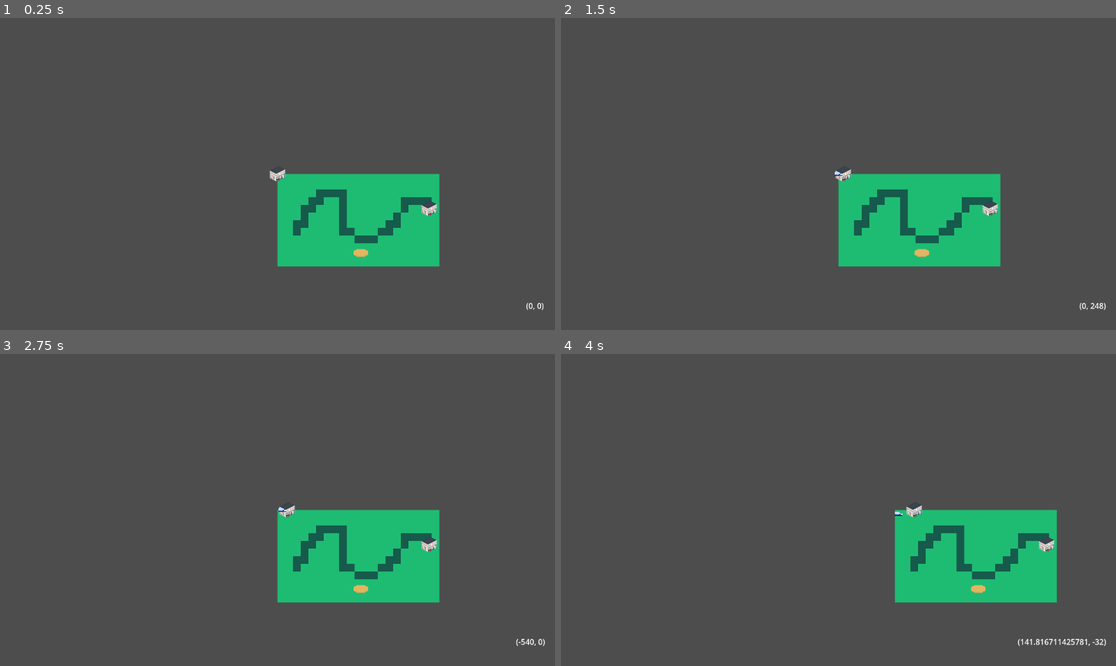
Above: before the commit, frames 1-4 (two rows, left to right).
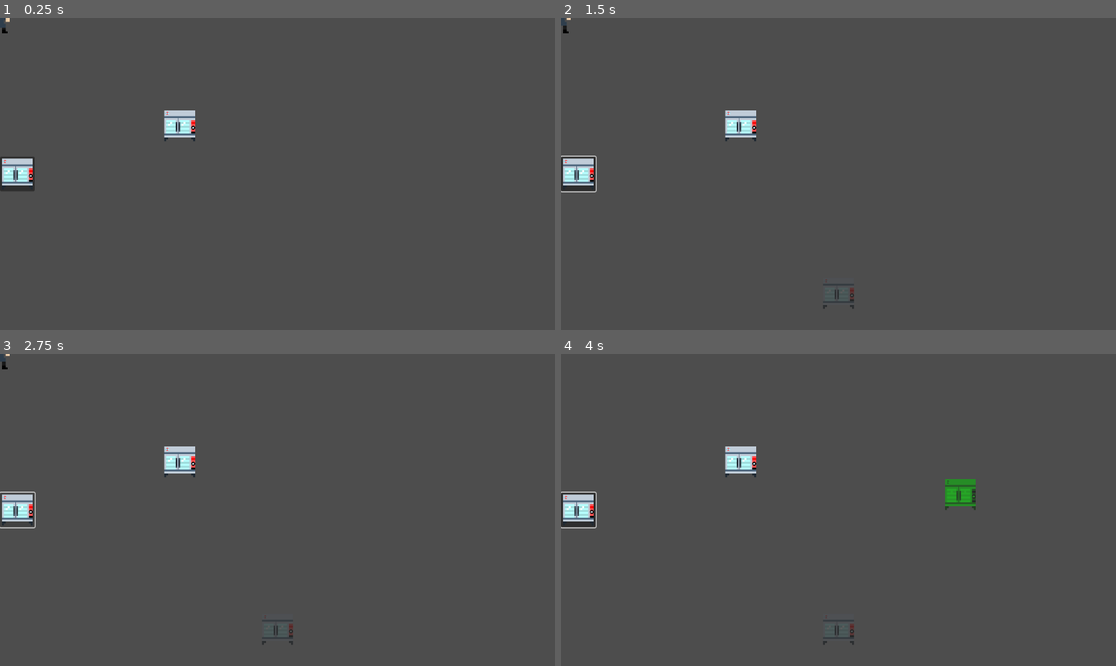
Above: after the commit, the same moments.

Repository: JustinDodemaide/Roads
Game: Godot game, scene res://World/World.tscn
Two runs of this game, one before a commit and one after it. Both use one fixed random seed, a clock stepped at 60 frames per second and the inputs below.
Inputs (mouse positions are in pixels of both pictures, inside the frame that each line leads up to):
- Up to frame 1 (0.25 s): no input
- Up to frame 2 (1.5 s): click (577, 174) at 0.52 s; click (838, 292) at 1.25 s, where only the run before the commit has a clickable "Launch Convoy"
- Up to frame 3 (2.75 s): click (16, 510) at 2.02 s
- Up to frame 4 (4 s): click (577, 510) at 2.77 s; move the mouse to (960, 494) at 3.52 s; hold A (A) from 3.53 s (still down); tap D (D) at 3.8 s

The runs differ from the first frame. In frame 1, 10% of the frame differs, in the area x 0-98%, y 0-94%; in frame 2, 10%; in frame 3, 9.9%; in frame 4, 11%, in the area x 0-99%, y 29-94%.

Commit message:
Levels, level objects

Diff:
--- /dev/null
+++ b/Blueprint.gd
@@ -0,0 +1,23 @@
+extends LevelObject
+
+var object_scene:PackedScene
+var object_name:String
+
+func init(level_object:PackedScene) -> void:
+	object_scene = level_object
+	var temp = level_object.instantiate()
+	object_name = temp._name()
+	$Outline.sprite_frames = temp.get_node("AnimatedSprite2D").sprite_frames
+	temp.queue_free()
+
+func _name() -> String:
+	return "Blueprint: " + object_name
+
+func icon() -> Texture2D:
+	return load("res://World/WorldObjects/Options/outline_dashboard_black_24dp.png")
+
+func is_interaction_valid(interactor) -> bool:
+	return false
+
+func interact(interactor) -> void:
+	pass
--- a/Global.gd
+++ b/Global.gd
@@ -1,4 +1,5 @@
 extends Node
 
 var world
+var level
 const WORLD_UPDATE_TIME:float = 1.0
--- /dev/null
+++ b/Level/Level.gd
@@ -0,0 +1,52 @@
+extends Node
+
+var state_machine
+
+var world_object:WorldObject
+# Interactables
+# NPCs
+# Placing objects
+# Placing tiles
+# Refactor for multiplayer
+
+func enter(_msg:Dictionary = {})->void:
+	world_object = _msg["WorldObject"]
+	if world_object.level_id == 0:
+		world_object.generate_level()
+	Global.level = self
+	load_level(world_object.level_id)
+
+func exit()->void:
+	pass
+
+func load_level(id:int) -> void:
+	pass
+
+func _process(_delta):
+	$Cursor.position = Global.world.tilemap.get_global_mouse_position()
+
+func _input(event):
+	if event.is_action_pressed("LeftClick"):
+		if $PlayerCharacter.position.distance_to($Cursor.position) > 250:
+			return
+		for i in $Cursor.get_overlapping_areas():
+			var parent = i.get_parent()
+			if parent is LevelObject:
+				if parent.is_interaction_valid($PlayerCharacter):
+					parent.interact($PlayerCharacter)
+					break
+	if event.is_action_pressed("M"):
+		state_machine.transition_to("res://WorldMap/WorldMap.tscn")
+	if event.is_action_pressed("1"):
+		test()
+
+func test():
+	var v:Array[Vehicle]
+	world_object.launch_convoy(world_object.vehicles,Global.world.world_objects.back())
+
+func new_producer(producer:Producer):
+	pass
+
+func _on_button_pressed():
+	var placer = load("res://World/WorldObjects/BlueprintPlacer.tscn").instantiate()
+	placer.init(load("res://Level/LevelObjects/LO_Test/LO_Test.tscn"))
--- /dev/null
+++ b/Level/Level.tscn
@@ -0,0 +1,50 @@
+[gd_scene load_steps=7 format=3 uid="uid://bq2g7oxrc26m"]
+
+[ext_resource type="Script" path="res://Level/Level.gd" id="1_wni3i"]
+[ext_resource type="Texture2D" uid="uid://blhiy0e4cpggk" path="res://Level/test/oven1.png" id="2_mnh7u"]
+[ext_resource type="PackedScene" uid="uid://dyqdy73hvxk7t" path="res://Level/PlayerCharacter/PlayerCharacter.tscn" id="2_rj1kf"]
+[ext_resource type="PackedScene" uid="uid://dig0gdmpvw7n6" path="res://Level/LevelObjects/LO_Test/LO_Test.tscn" id="4_qrf8s"]
+
+[sub_resource type="RectangleShape2D" id="RectangleShape2D_o7rk8"]
+
+[sub_resource type="RectangleShape2D" id="RectangleShape2D_217au"]
+size = Vector2(357, 20)
+
+[node name="Level" type="Node"]
+script = ExtResource("1_wni3i")
+
+[node name="TileMap" type="TileMap" parent="."]
+format = 2
+
+[node name="UI" type="CanvasLayer" parent="."]
+
+[node name="VBoxContainer" type="VBoxContainer" parent="UI"]
+anchors_preset = 4
+anchor_top = 0.5
+anchor_bottom = 0.5
+offset_top = -36.0
+offset_right = 72.0
+offset_bottom = 36.0
+grow_vertical = 2
+
+[node name="Button" type="Button" parent="UI/VBoxContainer"]
+layout_mode = 2
+icon = ExtResource("2_mnh7u")
+
+[node name="Cursor" type="Area2D" parent="."]
+
+[node name="CollisionShape2D" type="CollisionShape2D" parent="Cursor"]
+shape = SubResource("RectangleShape2D_o7rk8")
+
+[node name="PlayerCharacter" parent="." instance=ExtResource("2_rj1kf")]
+
+[node name="Area2D" type="Area2D" parent="."]
+
+[node name="CollisionShape2D" type="CollisionShape2D" parent="Area2D"]
+position = Vector2(506, 311)
+shape = SubResource("RectangleShape2D_217au")
+
+[node name="LO_Test" parent="." instance=ExtResource("4_qrf8s")]
+position = Vector2(373, 224)
+
+[connection signal="pressed" from="UI/VBoxContainer/Button" to="." method="_on_button_pressed"]
--- /dev/null
+++ b/Level/LevelObjects/LO_Test/LO_Test.gd
@@ -0,0 +1,15 @@
+extends LevelObject
+
+func name() -> String:
+	return "Test"
+
+func icon() -> Texture2D:
+	return load("res://World/WorldObjects/Options/outline_dashboard_black_24dp.png")
+
+func is_interaction_valid(interactor) -> bool:
+	return true
+
+func interact(interactor) -> void:
+	var world_object = Global.level.world_object
+	var v:Array[Vehicle]
+	world_object.launch_convoy(world_object.vehicles,Global.world.world_objects.back())
--- /dev/null
+++ b/Level/LevelObjects/LO_Test/LO_Test.tscn
@@ -0,0 +1,38 @@
+[gd_scene load_steps=6 format=3 uid="uid://dig0gdmpvw7n6"]
+
+[ext_resource type="Script" path="res://Level/LevelObjects/LO_Test/LO_Test.gd" id="1_6m2fi"]
+[ext_resource type="Texture2D" uid="uid://blhiy0e4cpggk" path="res://Level/test/oven1.png" id="2_xaem1"]
+
+[sub_resource type="SpriteFrames" id="SpriteFrames_xtwcq"]
+animations = [{
+"frames": [{
+"duration": 1.0,
+"texture": ExtResource("2_xaem1")
+}],
+"loop": true,
+"name": &"default",
+"speed": 5.0
+}]
+
+[sub_resource type="RectangleShape2D" id="RectangleShape2D_noj8k"]
+size = Vector2(64, 64)
+
+[sub_resource type="RectangleShape2D" id="RectangleShape2D_qun2y"]
+size = Vector2(64, 16)
+
+[node name="LO_Test" type="Node2D"]
+script = ExtResource("1_6m2fi")
+
+[node name="AnimatedSprite2D" type="AnimatedSprite2D" parent="."]
+sprite_frames = SubResource("SpriteFrames_xtwcq")
+
+[node name="Area2D" type="Area2D" parent="."]
+
+[node name="CollisionShape2D" type="CollisionShape2D" parent="Area2D"]
+shape = SubResource("RectangleShape2D_noj8k")
+
+[node name="StaticBody2D" type="StaticBody2D" parent="."]
+
+[node name="CollisionShape2D" type="CollisionShape2D" parent="StaticBody2D"]
+position = Vector2(0, 24)
+shape = SubResource("RectangleShape2D_qun2y")
--- /dev/null
+++ b/Level/LevelObjects/LevelObject.gd
@@ -0,0 +1,14 @@
+extends Node
+class_name LevelObject
+
+func _name() -> String:
+	return "Level Object"
+
+func icon() -> Texture2D:
+	return load("res://World/WorldObjects/Options/outline_dashboard_black_24dp.png")
+
+func is_interaction_valid(interactor) -> bool:
+	return false
+
+func interact(interactor) -> void:
+	pass
--- /dev/null
+++ b/Level/PlayerCharacter/PlayerCharacter.gd
@@ -0,0 +1,30 @@
+extends CharacterBody2D
+class_name PlayerCharacter
+
+@export var speed:int = 325
+
+func get_input():
+	velocity = Vector2()
+	if Input.is_action_pressed('D'):
+		$AnimatedSprite2D.flip_h = false
+		velocity.x += 1
+	if Input.is_action_pressed('A'):
+		$AnimatedSprite2D.flip_h = true
+		velocity.x -= 1
+	if Input.is_action_pressed('S'):
+		velocity.y += 1
+	if Input.is_action_pressed('W'):
+		velocity.y -= 1
+	velocity = velocity.normalized() * speed
+
+func _physics_process(_delta):
+	get_input()
+	if velocity == Vector2.ZERO:
+		#$AnimatedSprite2D.play("idle")
+		pass
+	else:
+		move_and_slide()
+		#$AnimatedSprite2D.play("move")
+
+func _input(event):
+	pass
--- /dev/null
+++ b/Level/PlayerCharacter/PlayerCharacter.tscn
@@ -0,0 +1,146 @@
+[gd_scene load_steps=22 format=3 uid="uid://dyqdy73hvxk7t"]
+
+[ext_resource type="Script" path="res://Level/PlayerCharacter/PlayerCharacter.gd" id="1_apmpf"]
+[ext_resource type="Texture2D" uid="uid://ie1yecsi2xke" path="res://Level/PlayerCharacter/player_idle.png" id="2_tigqr"]
+[ext_resource type="Texture2D" uid="uid://bkkf8qwleuaby" path="res://Level/PlayerCharacter/player_run.png" id="3_lhbwu"]
+
+[sub_resource type="AtlasTexture" id="AtlasTexture_jj7af"]
+atlas = ExtResource("2_tigqr")
+region = Rect2(0, 0, 64, 64)
+
+[sub_resource type="AtlasTexture" id="AtlasTexture_kooc0"]
+atlas = ExtResource("2_tigqr")
+region = Rect2(64, 0, 64, 64)
+
+[sub_resource type="AtlasTexture" id="AtlasTexture_menum"]
+atlas = ExtResource("2_tigqr")
+region = Rect2(128, 0, 64, 64)
+
+[sub_resource type="AtlasTexture" id="AtlasTexture_bephy"]
+atlas = ExtResource("2_tigqr")
+region = Rect2(192, 0, 64, 64)
+
+[sub_resource type="AtlasTexture" id="AtlasTexture_741li"]
+atlas = ExtResource("2_tigqr")
+region = Rect2(256, 0, 64, 64)
+
+[sub_resource type="AtlasTexture" id="AtlasTexture_ubnrn"]
+atlas = ExtResource("2_tigqr")
+region = Rect2(320, 0, 64, 64)
+
+[sub_resource type="AtlasTexture" id="AtlasTexture_yhwyc"]
+atlas = ExtResource("2_tigqr")
+region = Rect2(384, 0, 64, 64)
+
+[sub_resource type="AtlasTexture" id="AtlasTexture_fqnhh"]
+atlas = ExtResource("3_lhbwu")
+region = Rect2(0, 0, 64, 64)
+
+[sub_resource type="AtlasTexture" id="AtlasTexture_mimfx"]
+atlas = ExtResource("3_lhbwu")
+region = Rect2(64, 0, 64, 64)
+
+[sub_resource type="AtlasTexture" id="AtlasTexture_a4gi3"]
+atlas = ExtResource("3_lhbwu")
+region = Rect2(128, 0, 64, 64)
+
+[sub_resource type="AtlasTexture" id="AtlasTexture_cj7df"]
+atlas = ExtResource("3_lhbwu")
+region = Rect2(192, 0, 64, 64)
+
+[sub_resource type="AtlasTexture" id="AtlasTexture_di0rj"]
+atlas = ExtResource("3_lhbwu")
+region = Rect2(256, 0, 64, 64)
+
+[sub_resource type="AtlasTexture" id="AtlasTexture_kgm5i"]
+atlas = ExtResource("3_lhbwu")
+region = Rect2(320, 0, 64, 64)
+
+[sub_resource type="AtlasTexture" id="AtlasTexture_4jv1s"]
+atlas = ExtResource("3_lhbwu")
+region = Rect2(384, 0, 64, 64)
+
+[sub_resource type="AtlasTexture" id="AtlasTexture_na8pp"]
+atlas = ExtResource("3_lhbwu")
+region = Rect2(448, 0, 64, 64)
+
+[sub_resource type="AtlasTexture" id="AtlasTexture_qxuls"]
+atlas = ExtResource("3_lhbwu")
+region = Rect2(512, 0, 64, 64)
+
+[sub_resource type="AtlasTexture" id="AtlasTexture_ybx70"]
+atlas = ExtResource("3_lhbwu")
+region = Rect2(576, 0, 64, 64)
+
+[sub_resource type="SpriteFrames" id="SpriteFrames_why5h"]
+animations = [{
+"frames": [{
+"duration": 1.0,
+"texture": SubResource("AtlasTexture_jj7af")
+}, {
+"duration": 1.0,
+"texture": SubResource("AtlasTexture_kooc0")
+}, {
+"duration": 1.0,
+"texture": SubResource("AtlasTexture_menum")
+}, {
+"duration": 1.0,
+"texture": SubResource("AtlasTexture_bephy")
+}, {
+"duration": 1.0,
+"texture": SubResource("AtlasTexture_741li")
+}, {
+"duration": 1.0,
+"texture": SubResource("AtlasTexture_ubnrn")
+}, {
+"duration": 1.0,
+"texture": SubResource("AtlasTexture_yhwyc")
+}],
+"loop": true,
+"name": &"idle",
+"speed": 5.0
+}, {
+"frames": [{
+"duration": 1.0,
+"texture": SubResource("AtlasTexture_fqnhh")
+}, {
+"duration": 1.0,
+"texture": SubResource("AtlasTexture_mimfx")
+}, {
+"duration": 1.0,
+"texture": SubResource("AtlasTexture_a4gi3")
+}, {
+"duration": 1.0,
+"texture": SubResource("AtlasTexture_cj7df")
+}, {
+"duration": 1.0,
+"texture": SubResource("AtlasTexture_di0rj")
+}, {
+"duration": 1.0,
+"texture": SubResource("AtlasTexture_kgm5i")
+}, {
+"duration": 1.0,
+"texture": SubResource("AtlasTexture_4jv1s")
+}, {
+"duration": 1.0,
+"texture": SubResource("AtlasTexture_na8pp")
+}, {
+"duration": 1.0,
+"texture": SubResource("AtlasTexture_qxuls")
+}, {
+"duration": 1.0,
+"texture": SubResource("AtlasTexture_ybx70")
+}],
+"loop": true,
+"name": &"move",
+"speed": 10.0
+}]
+
+[node name="PlayerCharacter" type="CharacterBody2D"]
+script = ExtResource("1_apmpf")
+
+[node name="AnimatedSprite2D" type="AnimatedSprite2D" parent="."]
+texture_filter = 1
+sprite_frames = SubResource("SpriteFrames_why5h")
+animation = &"move"
+autoplay = "idle"
--- /dev/null
+++ b/SignalBus.gd
@@ -0,0 +1 @@
+extends Node
--- a/World/World.tscn
+++ b/World/World.tscn
@@ -24,7 +24,9 @@
 [node name="WorldUpdate" type="Timer" parent="."]
 
 [node name="TileMap" type="TileMap" parent="."]
+visible = false
 z_index = -1
+texture_filter = 1
 tile_set = SubResource("TileSet_pd5ki")
 format = 2
 layer_0/tile_data = PackedInt32Array(0, 65536, 0, 1, 65536, 0, 2, 65536, 0, 3, 65536, 0, 4, 65536, 0, 5, 65536, 0, 6, 6 …(4210 unchanged characters)…
--- /dev/null
+++ b/World/WorldObjects/BlueprintPlacer.gd
@@ -0,0 +1,40 @@
+extends Node2D
+
+var object_scene:PackedScene
+var blocked:bool = true
+
+func init(level_object:PackedScene) -> void:
+	object_scene = level_object
+	var temp = level_object.instantiate()
+	$Area2D/CollisionShape2D.shape = temp.get_node("StaticBody2D").get_node("CollisionShape2D").shape
+	$AnimatedSprite2D.sprite_frames = temp.get_node("AnimatedSprite2D").sprite_frames
+	temp.queue_free()
+
+	Global.level.add_child(self)
+
+var pulse:bool = false
+func _process(_delta):
+	if blocked:
+		$AnimatedSprite2D.modulate = Color(1,0,0,0.5) # Red
+	else:
+		$AnimatedSprite2D.modulate = Color(0,1,0,0.5) # Green
+	position = Global.world.tilemap.get_global_mouse_position()
+	check_position()
+
+func check_position():
+	for area in $Area2D.get_overlapping_areas():
+		var parent = area.get_parent()
+		if parent is LevelObject:
+			blocked = true
+		else:
+			blocked = false
+
+func _input(event):
+	if event.is_action_pressed("LeftClick"):
+		if blocked:
+			return
+		var blueprint = load("res://World/WorldObjects/LO_Blueprint.tscn").instantiate()
+		blueprint.init(object_scene)
+		blueprint.position = position
+		Global.level.add_child(blueprint)
+		queue_free()
--- /dev/null
+++ b/World/WorldObjects/BlueprintPlacer.tscn
@@ -0,0 +1,13 @@
+[gd_scene load_steps=2 format=3 uid="uid://phdjef3a1sbn"]
+
+[ext_resource type="Script" path="res://World/WorldObjects/BlueprintPlacer.gd" id="1_sqbpi"]
+
+[node name="BlueprintPlacer" type="Node2D"]
+script = ExtResource("1_sqbpi")
+
+[node name="Area2D" type="Area2D" parent="."]
+
+[node name="CollisionShape2D" type="CollisionShape2D" parent="Area2D"]
+debug_color = Color(0, 0.6, 0.701961, 0.419608)
+
+[node name="AnimatedSprite2D" type="AnimatedSprite2D" parent="."]
--- /dev/null
+++ b/World/WorldObjects/LO_Blueprint.tscn
@@ -0,0 +1,9 @@
+[gd_scene load_steps=2 format=3 uid="uid://bn1d3crkmxppc"]
+
+[ext_resource type="Script" path="res://Blueprint.gd" id="1_d01dm"]
+
+[node name="Blueprint" type="Node2D"]
+script = ExtResource("1_d01dm")
+
+[node name="Outline" type="AnimatedSprite2D" parent="."]
+modulate = Color(0.411765, 0.411765, 0.411765, 0.517647)
--- a/World/WorldObjects/WO_Resource_Test/WO_Resource_Test.gd
+++ b/World/WorldObjects/WO_Resource_Test/WO_Resource_Test.gd
@@ -23,9 +23,3 @@
 
 func add_vehicles(new_vehicles:Array[Vehicle]) -> void:
 	vehicles.append_array(new_vehicles)
-
-func launch_convoy(vehicles:Array[Vehicle],destination:WorldObject)->void:
-	#print("launching convoy")
-	var convoy = load("res://World/WorldObjects/WO_Convoy/WO_Convoy.gd").new()
-	Global.world.add_world_object(convoy)
-	convoy.init(vehicles,self,destination)
--- a/World/WorldObjects/WorldObject.gd
+++ b/World/WorldObjects/WorldObject.gd
@@ -5,6 +5,9 @@
 var producers:Array[Producer]
 var storage:Dictionary
 var vehicles:Array[Vehicle]
+
+var level_id:int = 0
+# A level id of 0 means a level must be generated for this object
 
 signal moved
 
@@ -53,8 +56,11 @@
 func add_vehicles(new_vehicles:Array[Vehicle]) -> void:
 	vehicles.append_array(new_vehicles)
 
-func launch_convoy(vehicles:Array[Vehicle],destination:WorldObject)->void:
+func launch_convoy(v:Array[Vehicle],destination:WorldObject)->void:
 	#print("launching convoy")
 	var convoy = load("res://World/WorldObjects/WO_Convoy/WO_Convoy.gd").new()
 	Global.world.add_world_object(convoy)
-	convoy.init(vehicles,self,destination)
+	convoy.init(v,self,destination)
+
+func generate_level() -> void:
+	pass
--- a/World/WorldSceneHandler.gd
+++ b/World/WorldSceneHandler.gd
@@ -1,10 +1,10 @@
 extends StateMachine
 
 func _on_world_ready():
-	state = load("res://WorldMap/WorldMap.tscn").instantiate()
+	state = load("res://Level/Level.tscn").instantiate()
 	state.state_machine = self
 	add_child(state)
-	state.enter()
+	state.enter({"WorldObject": Global.world.world_objects.front()})
 	emit_signal("transitioned", state.name)
 
 func transition_to(target_scene_path:String, msg:Dictionary = {}) -> void:
--- a/WorldMap/WorldMap.gd
+++ b/WorldMap/WorldMap.gd
@@ -16,7 +16,7 @@
 
 func _process(delta):
 	$Cursor.position = Global.world.tilemap.get_global_mouse_position()
-	$UI/GeneralInfo/WorldPosition.text = "(" + str($Cursor.position.x) + ", " + str($Cursor.position.y) + ")"
+	$UI/GeneralInfo/WorldPosition.text = "(" + str(round($Cursor.position.x)) + ", " + str(round($Cursor.position.y)) + ")"
 
 func _input(event):
 	if event.is_action_pressed("LeftClick"):
@@ -27,6 +27,9 @@
 			pass
 			# Need a way to not deselect when clicking UI
 			#deselect()
+
+	if event.is_action_pressed("M"):
+		state_machine.transition_to("res://Level/Level.tscn")
 
 func select(map_object:WorldMapObject) -> void:
 	selected_object = map_object
--- a/project.godot
+++ b/project.godot
@@ -18,12 +18,15 @@
 [autoload]
 
 Global="*res://Global.gd"
+SignalBus="*res://SignalBus.gd"
 
 [file_customization]
 
 folder_colors={
+"res://Level/": "red",
 "res://World/": "green",
-"res://World/WorldObjects/": "blue"
+"res://World/WorldObjects/": "blue",
+"res://WorldMap/": "teal"
 }
 
 [input]
@@ -58,3 +61,22 @@
 "events": [Object(InputEventKey,"resource_local_to_scene":false,"resource_name":"","device":-1,"window_id":0,"alt_press …(182 unchanged characters)…
 ]
 }
+M={
+"deadzone": 0.5,
+"events": [Object(InputEventKey,"resource_local_to_scene":false,"resource_name":"","device":-1,"window_id":0,"alt_pressed":false,"shift_pressed":false,"ctrl_pressed":false,"meta_pressed":false,"pressed":false,"keycode":0,"physical_keycode":77,"key_label":0,"unicode":109,"echo":false,"script":null)
+]
+}
+1={
+"deadzone": 0.5,
+"events": [Object(InputEventKey,"resource_local_to_scene":false,"resource_name":"","device":-1,"window_id":0,"alt_pressed":false,"shift_pressed":false,"ctrl_pressed":false,"meta_pressed":false,"pressed":false,"keycode":0,"physical_keycode":49,"key_label":0,"unicode":49,"echo":false,"script":null)
+]
+}
+2={
+"deadzone": 0.5,
+"events": [Object(InputEventKey,"resource_local_to_scene":false,"resource_name":"","device":-1,"window_id":0,"alt_pressed":false,"shift_pressed":false,"ctrl_pressed":false,"meta_pressed":false,"pressed":false,"keycode":0,"physical_keycode":50,"key_label":0,"unicode":50,"echo":false,"script":null)
+]
+}
+3={
+"deadzone": 0.5,
+"events": []
+}
Binary file added: Level/PlayerCharacter/player.png
Not shown, added: Level/PlayerCharacter/player.png.import
Binary file added: Level/PlayerCharacter/player_idle.png
Not shown, added: Level/PlayerCharacter/player_idle.png.import
Binary file added: Level/PlayerCharacter/player_run.png
Not shown, added: Level/PlayerCharacter/player_run.png.import
Binary file added: Level/test/oven1.png
Not shown, added: Level/test/oven1.png.import
